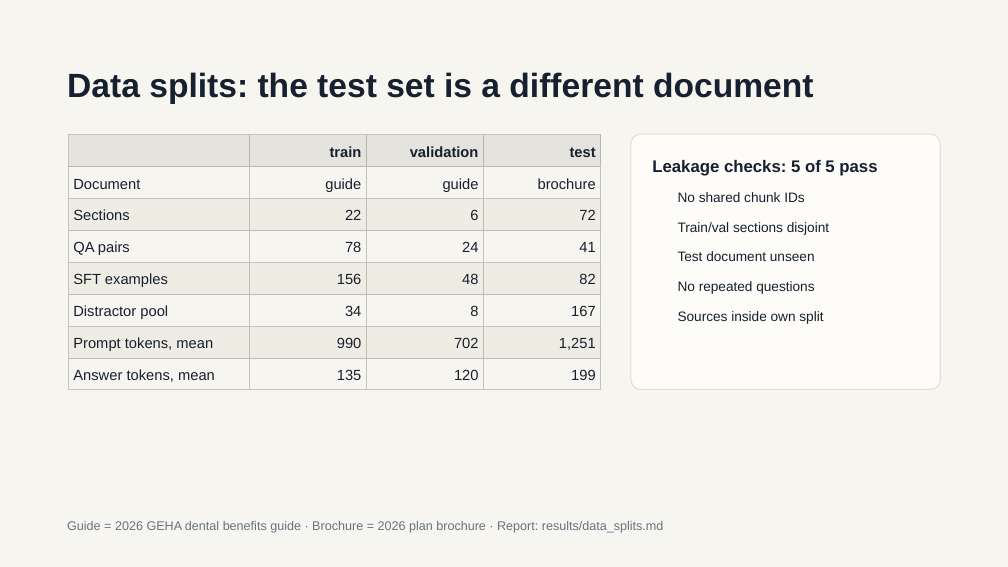
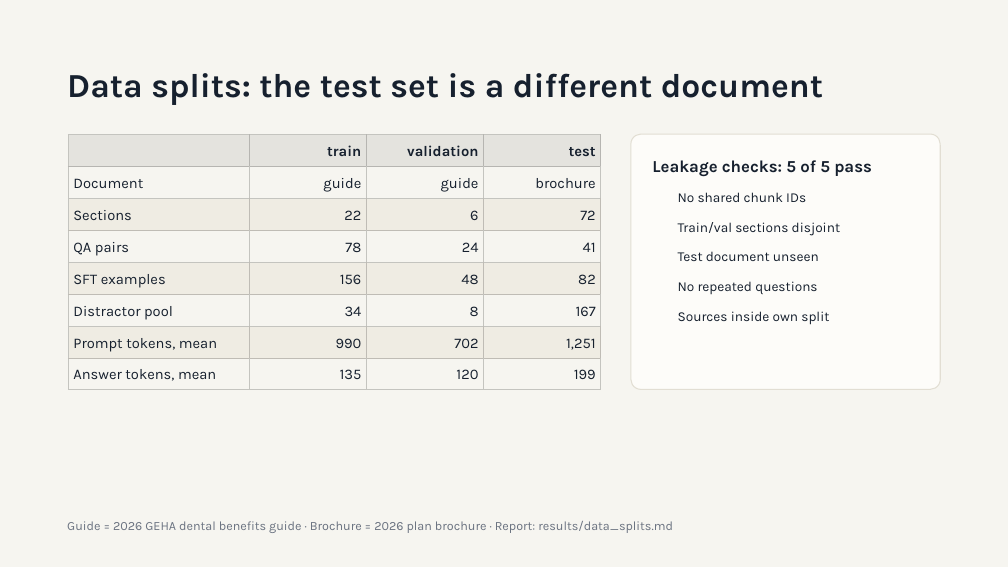
Before and after one commit to dougc333/geha, a slide deck: slide 5 of docs/GEHA Generator LoRA Finetuning.pptx. Drawn at 1008x567 pixels with LibreOffice and Linux fonts; fonts in the diff are those of the drawing; background and template pictures are left out. Boxes give left, top, right and bottom in pixels: in the first picture for what was removed or moved away, otherwise in the second. Text is boxed around its words. In the diff, an @@ line names an element or a change of style, - is before the commit and + after.

```diff
--- a/docs/GEHA Generator LoRA Finetuning.pptx
+++ b/docs/GEHA Generator LoRA Finetuning.pptx
@@ table at bbox=[68, 135, 601, 390] @@
@@ font Arial to Karla @@
@@ font Arial to Karla in 8 elements at bbox=[67, 73, 823, 105], bbox=[652, 160, 872, 177], bbox=[67, 521, 673, 533], bbox=[678, 192, 806, 202], bbox=[678, 311, 829, 325], bbox=[678, 251, 819, 261], bbox=[678, 281, 817, 294], bbox=[678, 222, 840, 236] @@
```
Also in this commit, not shown: 6 other slides changed, 6 slides added, 3 slides removed.
